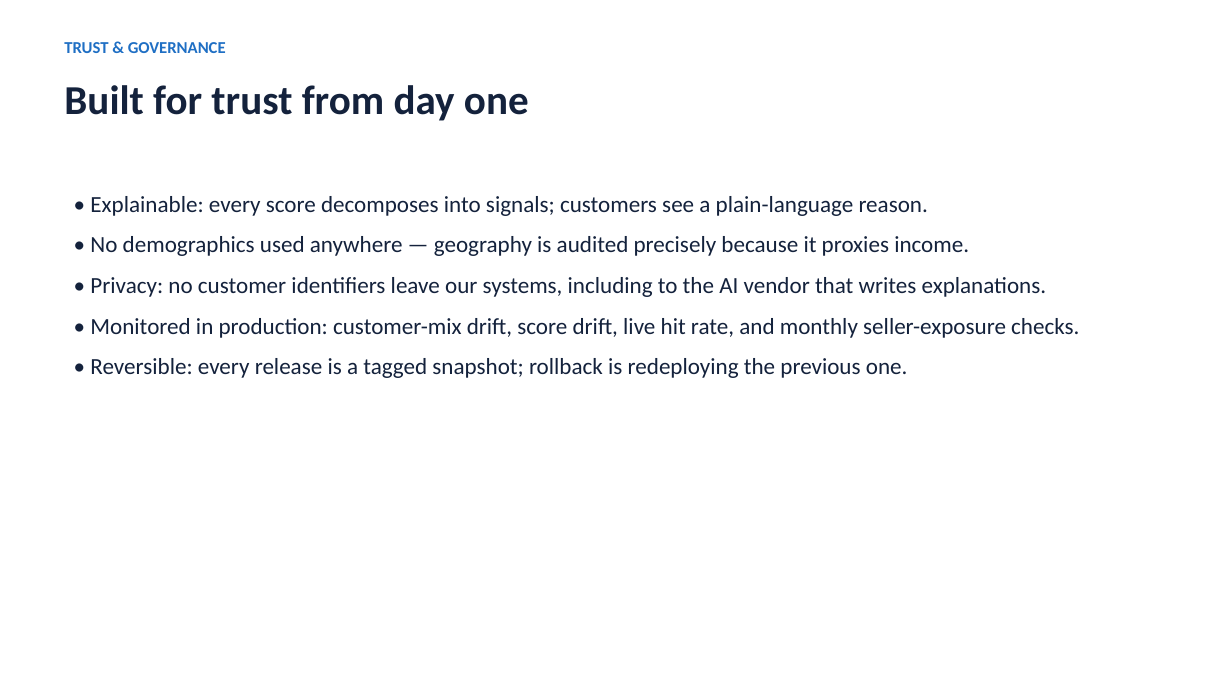
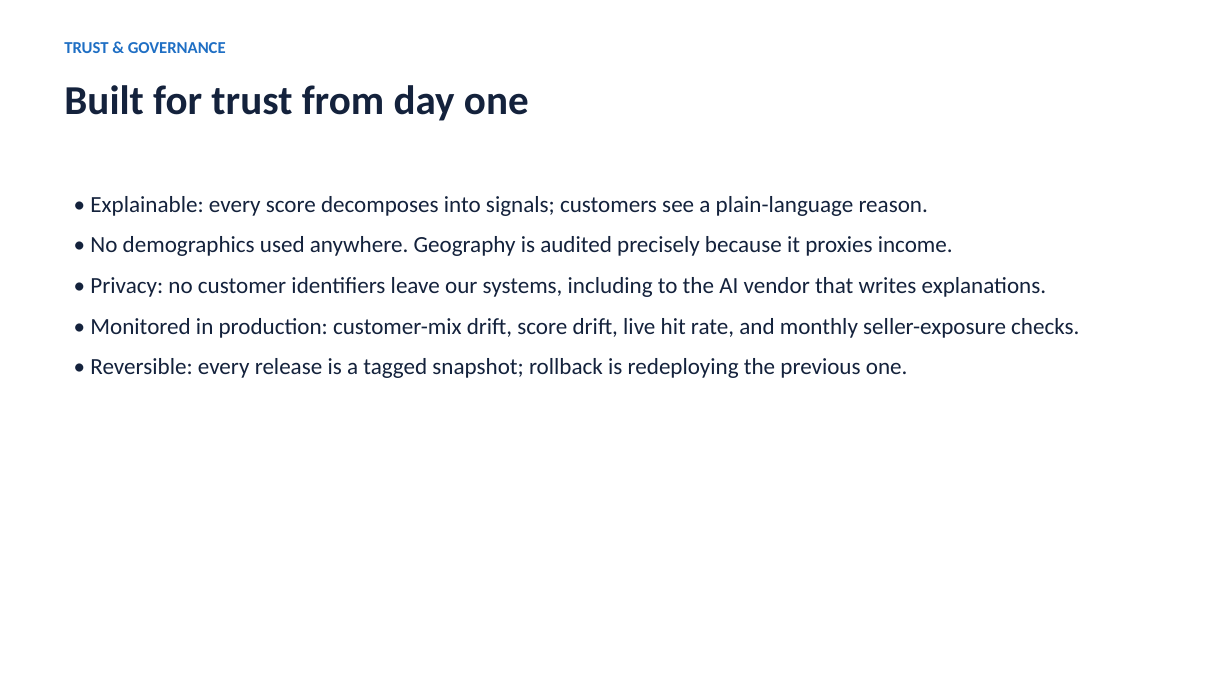
Before and after one commit to jmonzada/ecommerce-recommender-capstone, a slide deck: slide 7 of presentations/business_deck.pptx. Drawn at 1232x693 pixels with LibreOffice and Linux fonts; fonts in the diff are those of the drawing. Boxes give left, top, right and bottom in pixels: in the first picture for what was removed or moved away, otherwise in the second. Text is boxed around its words. In the diff, an @@ line names an element or a change of style, - is before the commit and + after.

Commit message:
docs: humanize submission prose (dash-free, de-AI'd) + portable technical deck PDF
Report, README, docs, and both decks rewritten to read naturally and carry
zero em/en dashes or arrow glyphs. An adversarial per-document check confirmed
humanization changed only wording: every number, CI, metric, figure reference,
and claim is preserved (verified against the pre-humanization version). Adds
presentations/technical_deck.pdf (portable, one landscape page per slide) so
the technical deck is viewable without a browser. 38 tests pass; lint clean.

```diff
--- a/presentations/business_deck.pptx
+++ b/presentations/business_deck.pptx
@@ text at [90,236,953,256]: text changed @@
-• No demographics used anywhere — geography is audited precisely because it proxies income.
+• No demographics used anywhere. Geography is audited precisely because it proxies income.
```
Also in this commit, not shown: 7 other slides changed, 9 other files.
